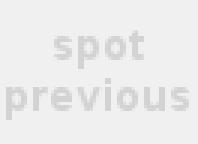
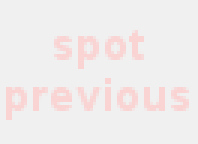
The second 198x144 image is a revision of the first. Changes to its layers:
painted on "spot ..." over [6, 30, 189, 120]
